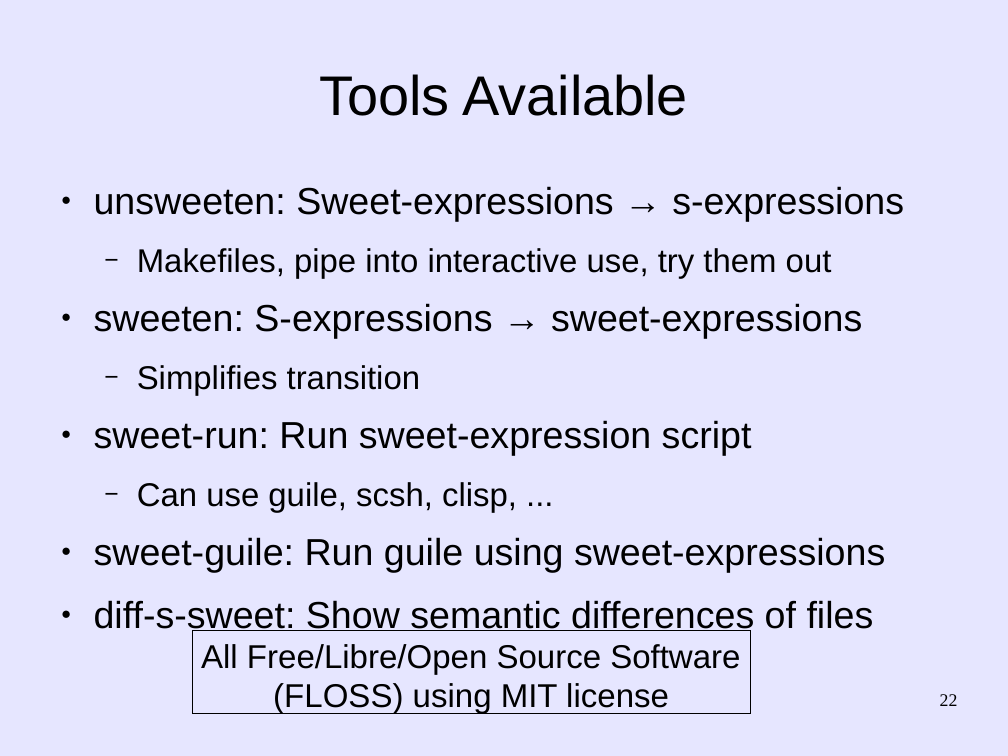
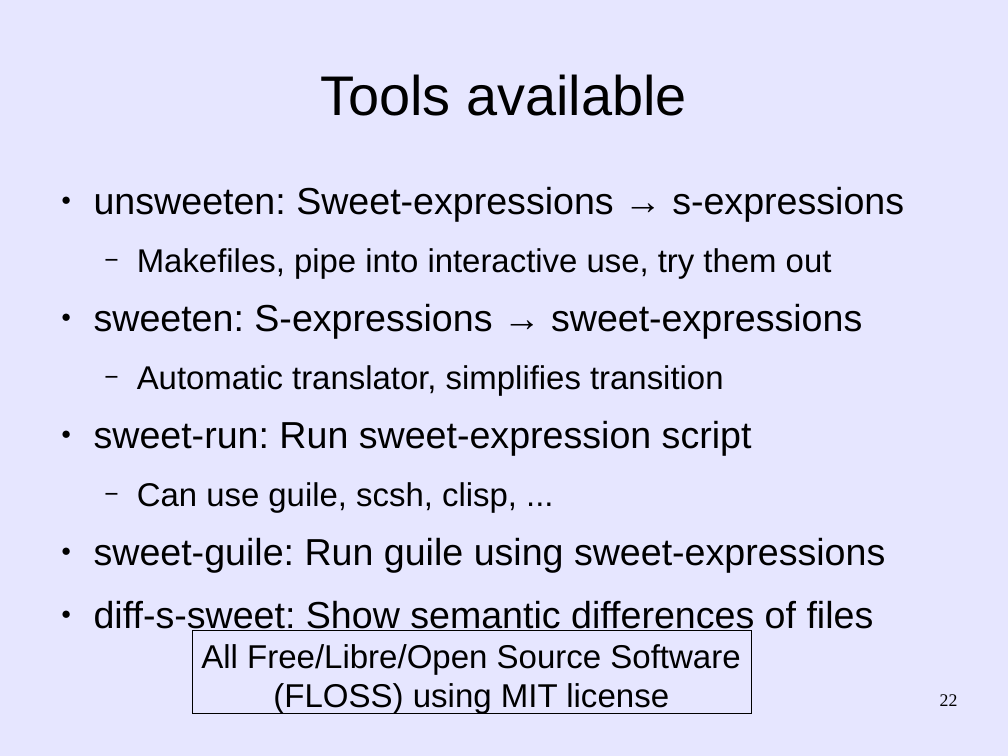
Before and after one commit to martin12333/Readable-Lisp-S-expressions, a slide deck: slide 22 of readable-s-expressions.odp. Drawn at 1008x756 pixels with LibreOffice and Linux fonts; fonts in the diff are those of the drawing. Boxes give left, top, right and bottom in pixels: in the first picture for what was removed or moved away, otherwise in the second. Text is boxed around its words. In the diff, an @@ line names an element or a change of style, - is before the commit and + after.

```diff
--- a/readable-s-expressions.odp
+++ b/readable-s-expressions.odp
@@ title at [320,74,687,116]: text changed @@
-Tools Available
+Tools available
@@ text at [137,365,723,396]: text changed @@
-  − Simplifies transition
+  − Automatic translator, simplifies transition
```
Also in this commit, not shown: 22 other slides changed, 3 slides added, 2 slides removed.
